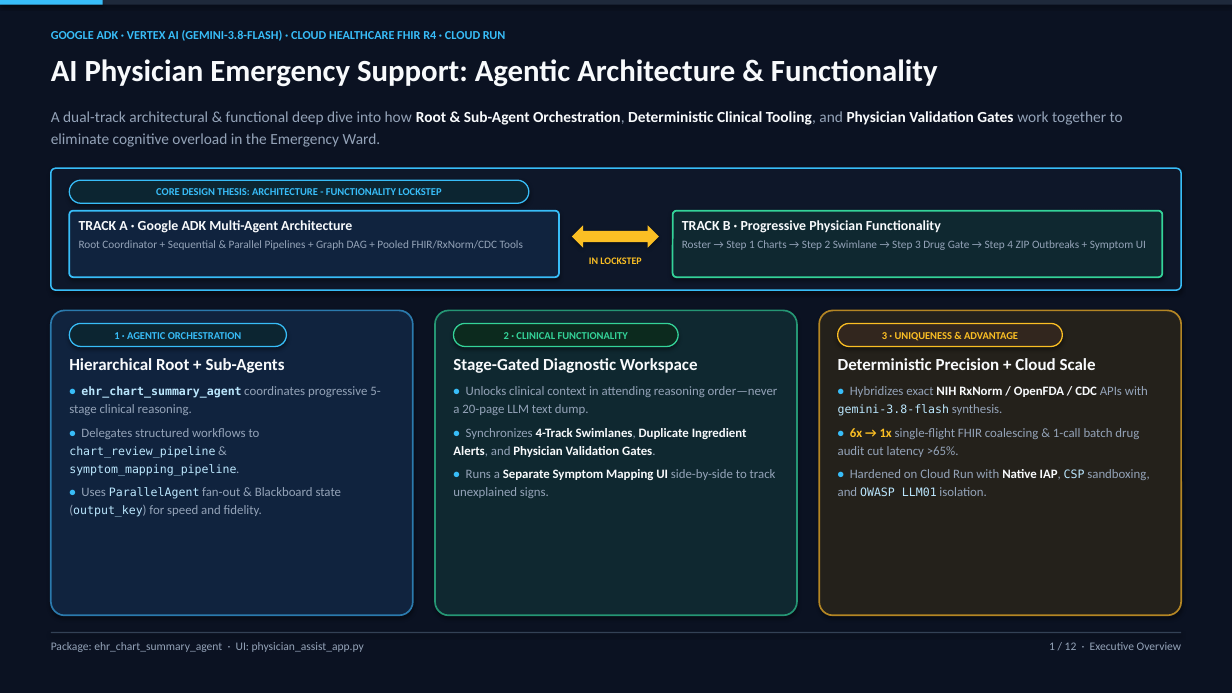
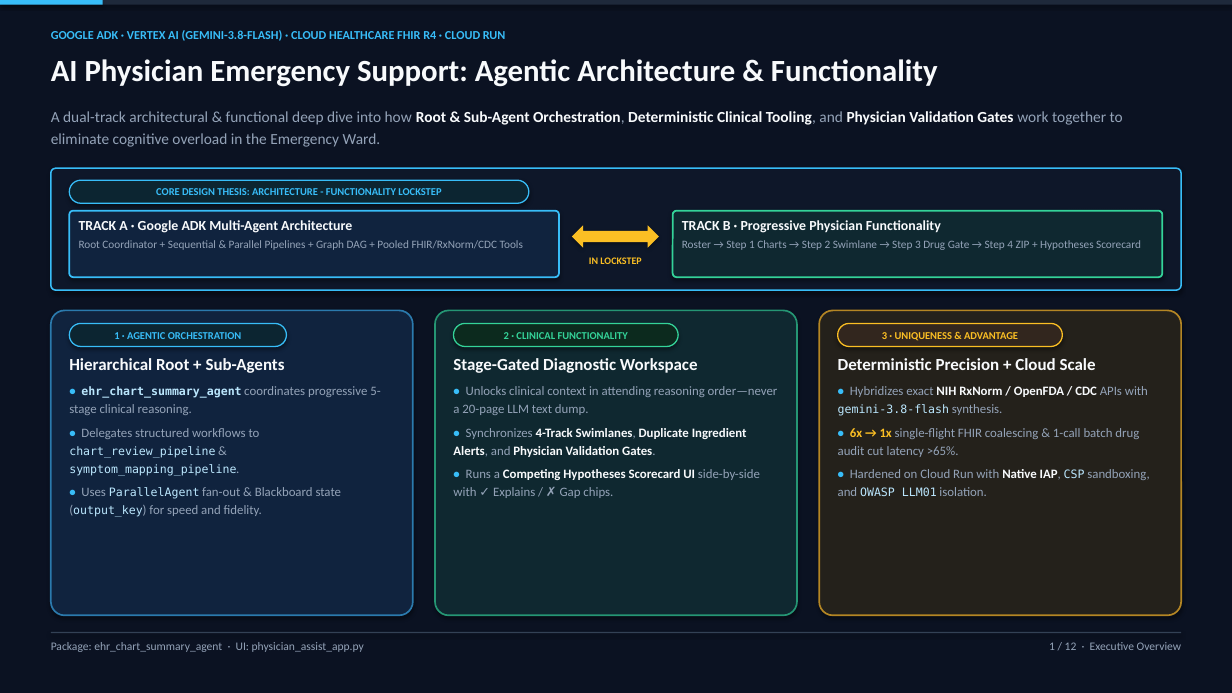
Before and after one commit to Sivaram0606/AI-PhysicianSupport, a slide deck: slide 1 of AGENTIC_ARCHITECTURE_AND_FUNCTIONALITY.pptx. Drawn at 1232x693 pixels with LibreOffice and Linux fonts; fonts in the diff are those of the drawing. Boxes give left, top, right and bottom in pixels: in the first picture for what was removed or moved away, otherwise in the second. Text is boxed around its words. In the diff, an @@ line names an element or a change of style, - is before the commit and + after.

Commit message:
Update PPTX decks, HTML slides, docs, and 4-min narrated demo video for Competing Hypotheses Scorecard UI

```diff
--- a/AGENTIC_ARCHITECTURE_AND_FUNCTIONALITY.pptx
+++ b/AGENTIC_ARCHITECTURE_AND_FUNCTIONALITY.pptx
@@ text at (682,240,1141,250): text changed @@
-Roster → Step 1 Charts → Step 2 Swimlane → Step 3 Drug Gate → Step 4 ZIP Outbreaks + Symptom UI
+Roster → Step 1 Charts → Step 2 Swimlane → Step 3 Drug Gate → Step 4 ZIP + Hypotheses Scorecard
@@ text at (453,469,760,498): text changed @@
-• Runs a Separate Symptom Mapping UI side-by-side to track unexplained signs.
+• Runs a Competing Hypotheses Scorecard UI side-by-side with ✓ Explains / ✗ Gap chips.
```
Also in this commit, not shown: 5 other slides changed, 6 other files.
